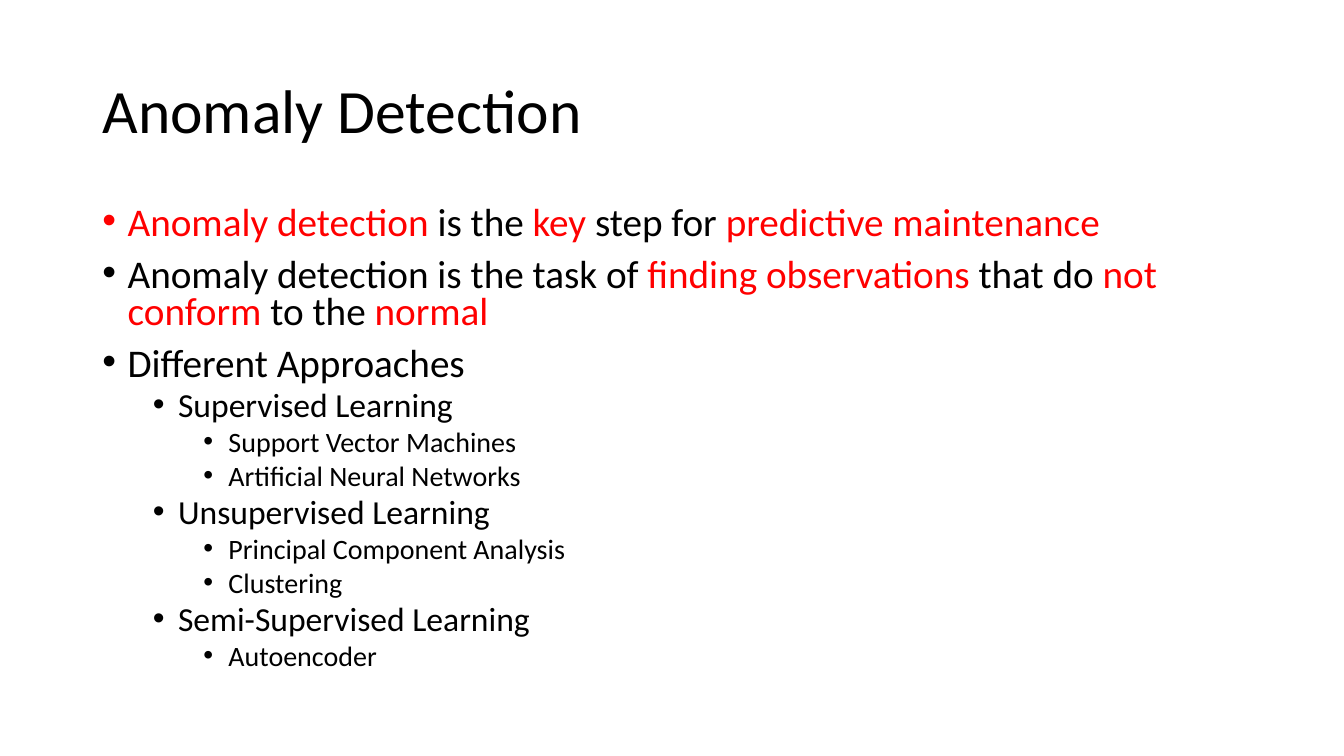
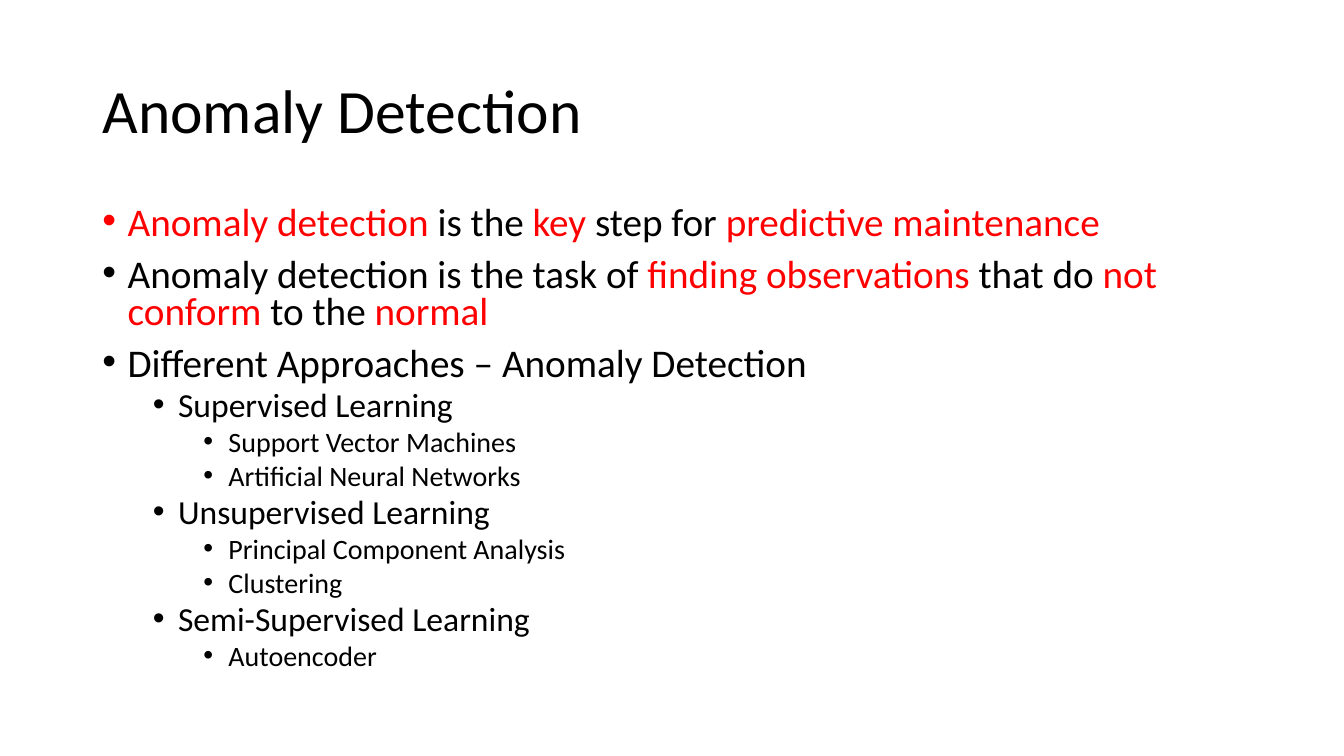
Before and after one commit to selvasundar93/Springboard_Capstone, a slide deck: slide 2 of Slide_Deck/Capstone Dataset Description.pptx. Drawn at 1344x756 pixels with LibreOffice and Linux fonts; fonts in the diff are those of the drawing. Boxes give left, top, right and bottom in pixels: in the first picture for what was removed or moved away, otherwise in the second. Text is boxed around its words. In the diff, an @@ line names an element or a change of style, - is before the commit and + after.

```diff
--- a/Slide_Deck/Capstone Dataset Description.pptx
+++ b/Slide_Deck/Capstone Dataset Description.pptx
@@ text at [128,349,806,384]: text changed @@
-• Different Approaches
+• Different Approaches – Anomaly Detection
```
Also in this commit, not shown: 1 other slide changed, 8 other files.
